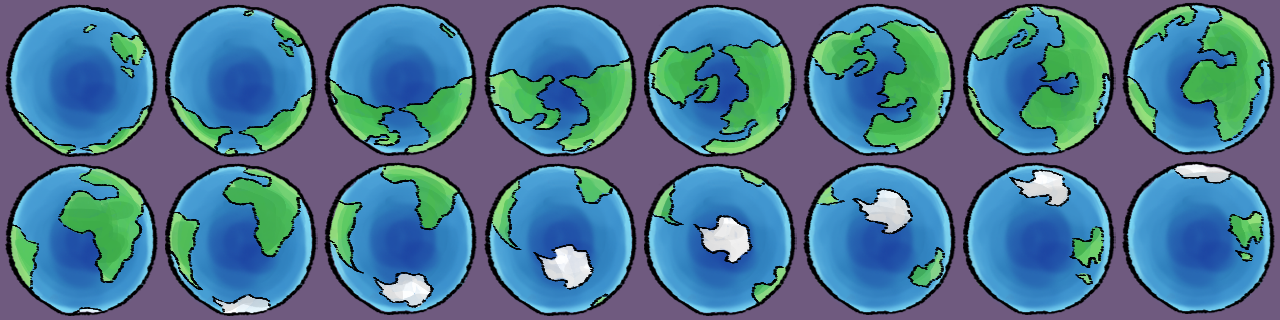
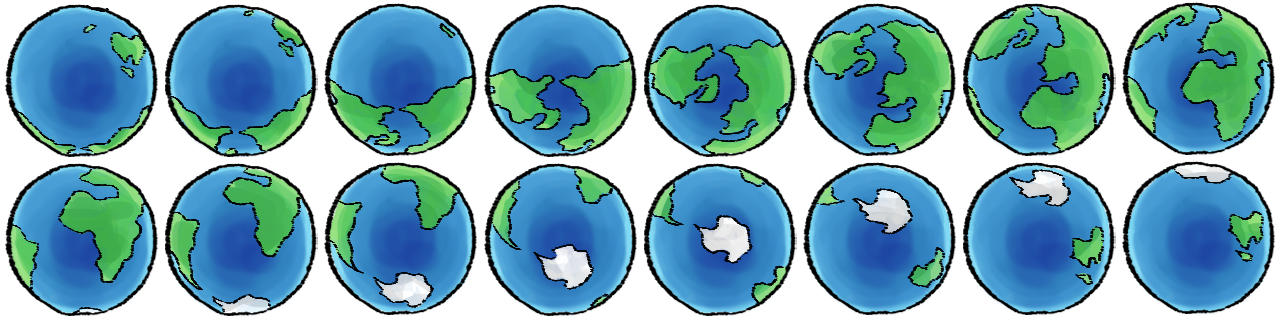
Layered file, before and after one edit (1280x320). Changes by layer:
hid "레이어 4" over [0, 0, 1280, 320]
